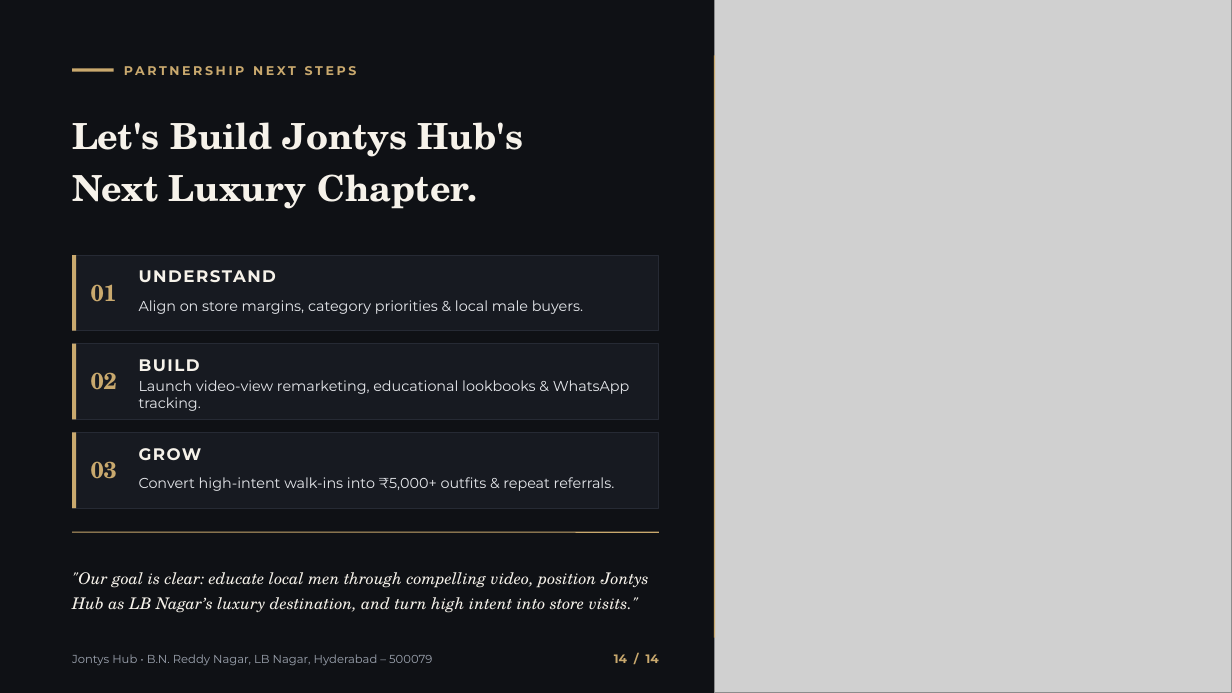
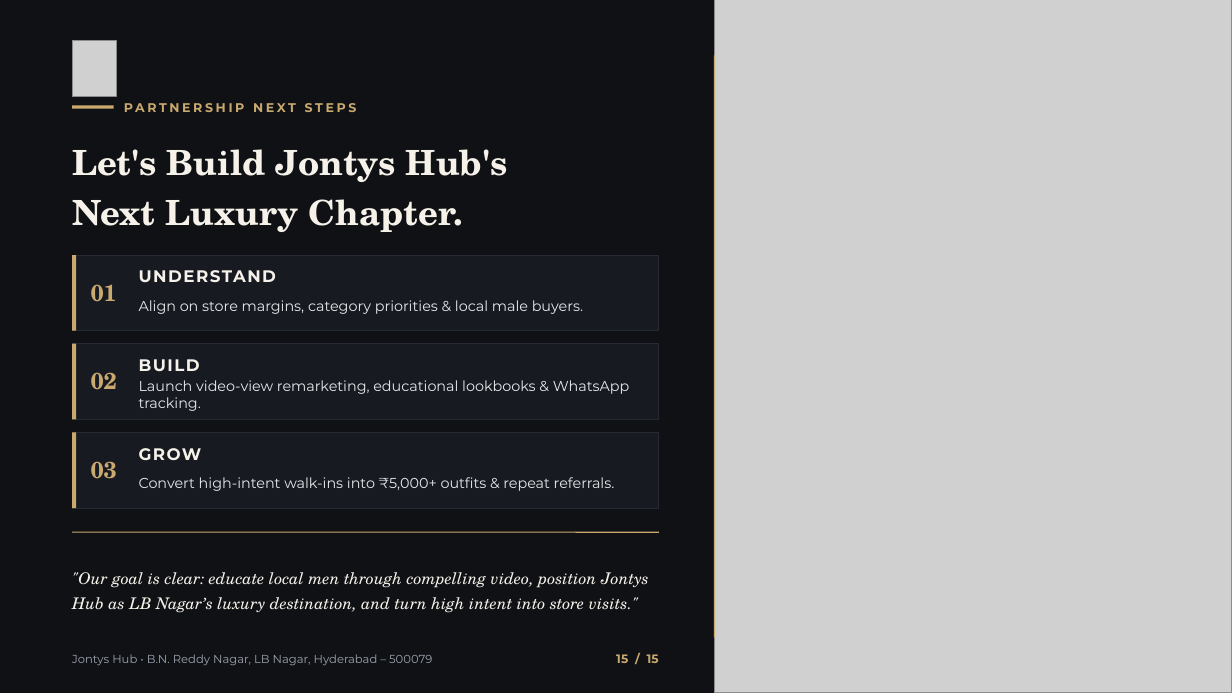
Before and after one commit to shettyhari/Jhonty-Hub-planning, a slide deck: slide 15 of Jontys_Hub_Premium_Growth_Strategy.pptx (slide 14 before the commit). Drawn at 1232x693 pixels with LibreOffice and Linux fonts; fonts in the diff are those of the drawing; grey boxes stand for pictures. Boxes give left, top, right and bottom in pixels: in the first picture for what was removed or moved away, otherwise in the second. Text is boxed around its words. In the diff, an @@ line names an element or a change of style, - is before the commit and + after.

```diff
--- a/Jontys_Hub_Premium_Growth_Strategy.pptx
+++ b/Jontys_Hub_Premium_Growth_Strategy.pptx
@@ picture added at <box>72,41,116,96</box> @@
@@ rectangle: place and size @@
-rectangle at <box>72,68,114,72</box>
+rectangle at <box>72,105,114,109</box>
@@ text "PARTNERSHIP NEXT STEPS": place and size @@
-text "PARTNERSHIP NEXT STEPS" at <box>253,66,296,75</box>
+text "PARTNERSHIP NEXT STEPS" at <box>253,103,296,112</box>
@@ text "Let's Build Jontys Hub's": place and size @@
-text "Let's Build Jontys Hub's" at <box>72,122,524,209</box>
+text "Let's Build Jontys Hub's" at <box>72,149,508,232</box>
@@ text "Let's Build Jontys Hub's" at <box>72,149,508,232</box>: size 28 to 27 pt @@
@@ text at <box>616,654,659,663</box>: text changed @@
-14 / 14
+15 / 15
```
Also in this commit, not shown: 13 other slides changed, 1 slide added, 5 other files.
